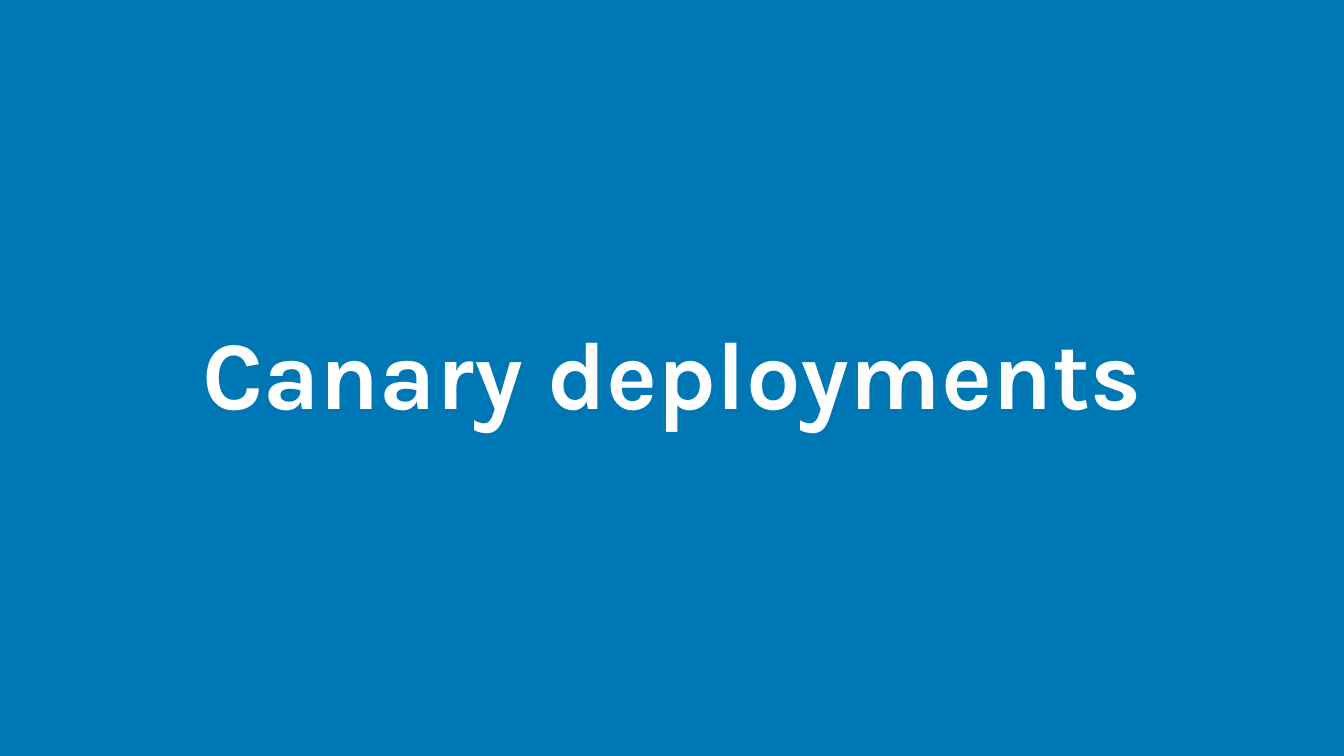
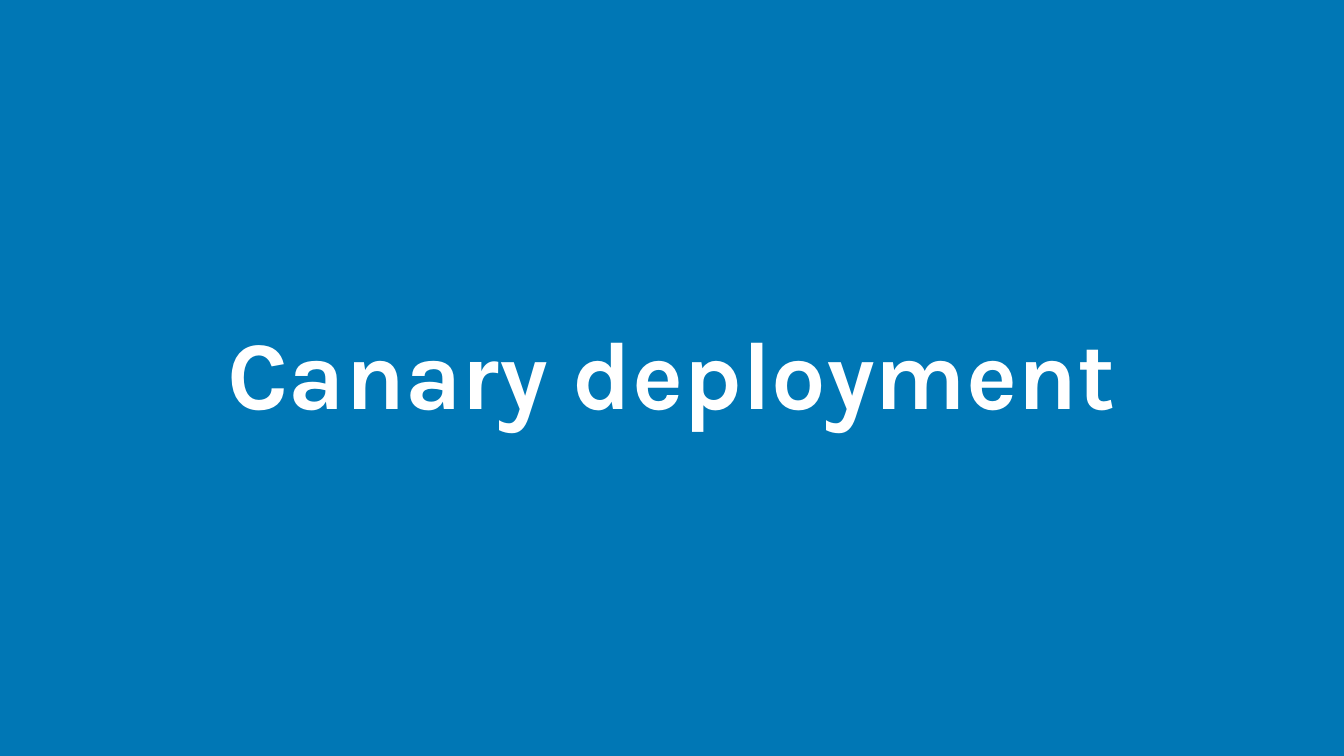
Before and after one commit to rdiazconcha/ckad-exam-prep, a slide deck: slide 1 of chapter-02/02-canary/02_02_canary.pptx. Drawn at 1344x756 pixels with LibreOffice and Linux fonts; fonts in the diff are those of the drawing. Boxes give left, top, right and bottom in pixels: in the first picture for what was removed or moved away, otherwise in the second. Text is boxed around its words. In the diff, an @@ line names an element or a change of style, - is before the commit and + after.

```diff
--- a/chapter-02/02-canary/02_02_canary.pptx
+++ b/chapter-02/02-canary/02_02_canary.pptx
@@ title at (x1=228, y1=342, x2=1116, y2=432): text changed @@
-Canary deployments
+Canary deployment
```
Also in this commit, not shown: 1 slide added, 16 other files.
